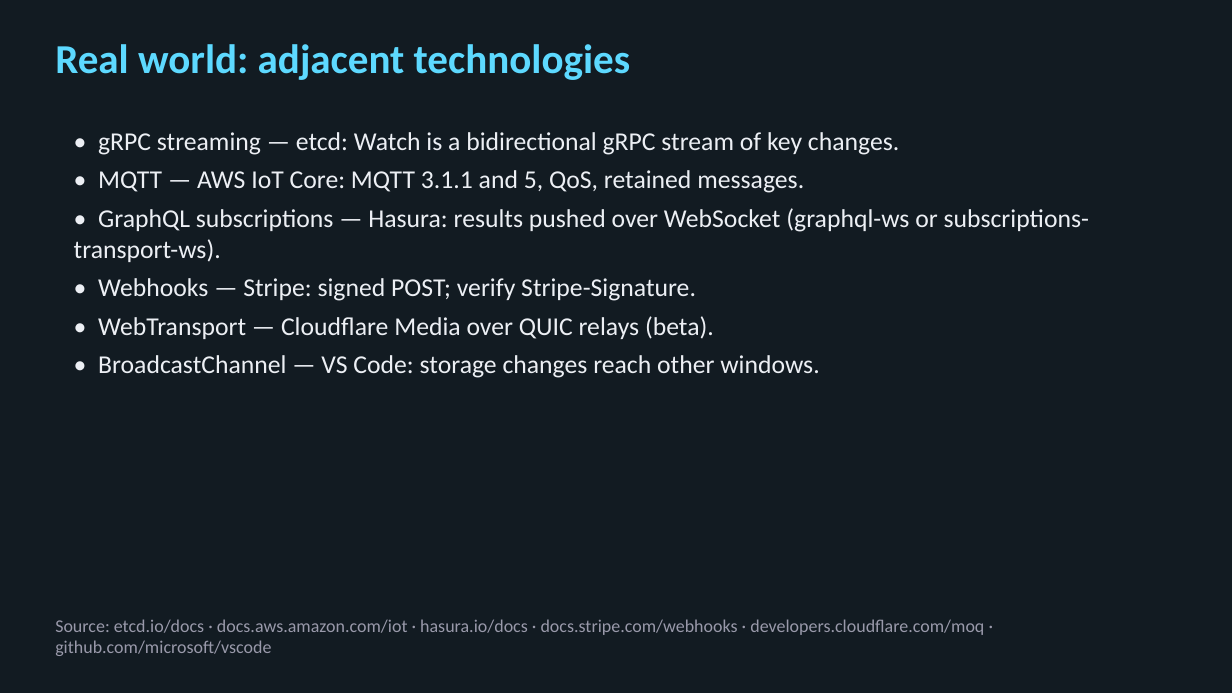
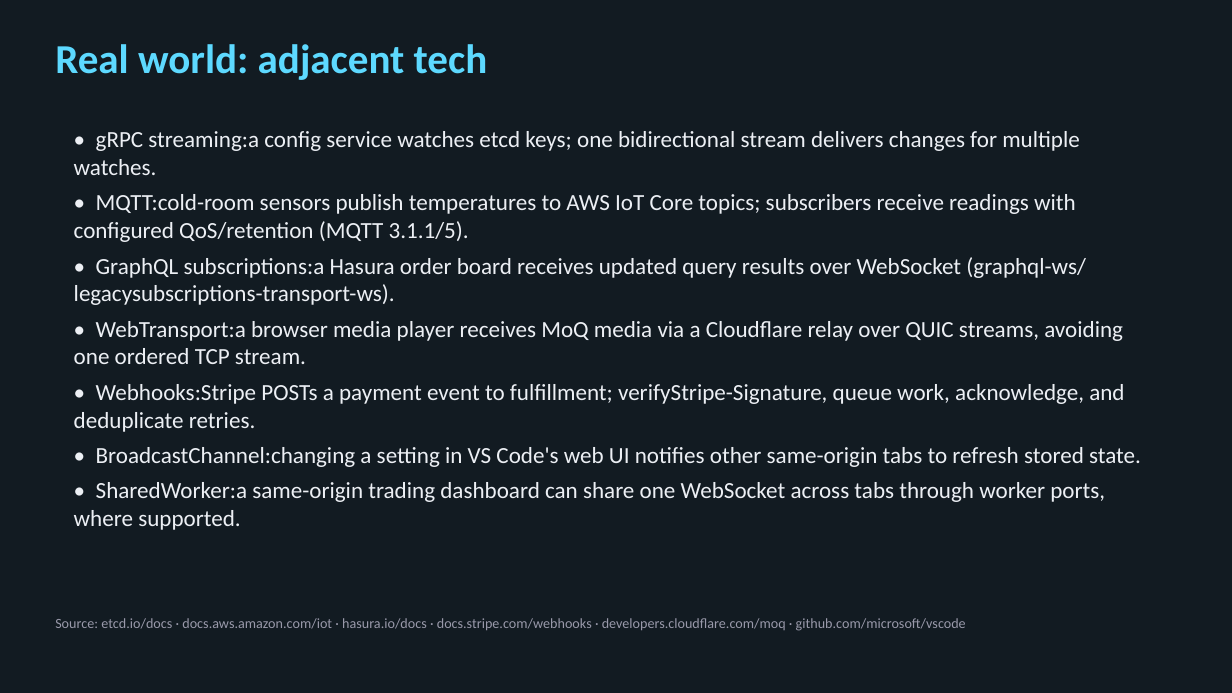
Before and after one commit to bodonnell-DePaul/webapps_week7, a slide deck: slide 49 of Week08-Slides.pptx (slide 48 before the commit). Drawn at 1232x693 pixels with LibreOffice and Linux fonts; fonts in the diff are those of the drawing. Boxes give left, top, right and bottom in pixels: in the first picture for what was removed or moved away, otherwise in the second. Text is boxed around its words. In the diff, an @@ line names an element or a change of style, - is before the commit and + after.

```diff
--- a/Week08-Slides.pptx
+++ b/Week08-Slides.pptx
@@ text at <box>55,44,488,80</box>: text changed @@
-Real world: adjacent technologies
+Real world: adjacent tech
@@ text at <box>74,131,1141,530</box>: text changed; size 20 to 18 pt @@
-• gRPC streaming — etcd: Watch is a bidirectional gRPC stream of key changes.
-• MQTT — AWS IoT Core: MQTT 3.1.1 and 5, QoS, retained messages.
-• GraphQL subscriptions — Hasura: results pushed over WebSocket (graphql-ws or subscriptions-transport-ws).
-• Webhooks — Stripe: signed POST; verify Stripe-Signature.
-• WebTransport — Cloudflare Media over QUIC relays (beta).
-• BroadcastChannel — VS Code: storage changes reach other windows.
+• gRPC streaming:a config service watches etcd keys; one bidirectional stream delivers changes for multiple watches.
+• MQTT:cold-room sensors publish temperatures to AWS IoT Core topics; subscribers receive readings with configured QoS/retention (MQTT 3.1.1/5).
+• GraphQL subscriptions:a Hasura order board receives updated query results over WebSocket (graphql-ws/ legacysubscriptions-transport-ws).
+• WebTransport:a browser media player receives MoQ media via a Cloudflare relay over QUIC streams, avoiding one ordered TCP stream.
+• Webhooks:Stripe POSTs a payment event to fulfillment; verifyStripe-Signature, queue work, acknowledge, and deduplicate retries.
+• BroadcastChannel:changing a setting in VS Code's web UI notifies other same-origin tabs to refresh stored state.
+• SharedWorker:a same-origin trading dashboard can share one WebSocket across tabs through worker ports, where supported.
@@ text "Source: etcd.io/docs · docs.aws.amazon.com/iot · ..." at <box>55,618,966,631</box>: size 14 to 11 pt @@
```
Also in this commit, not shown: 44 other slides changed, 3 slides added, 2 other files.
